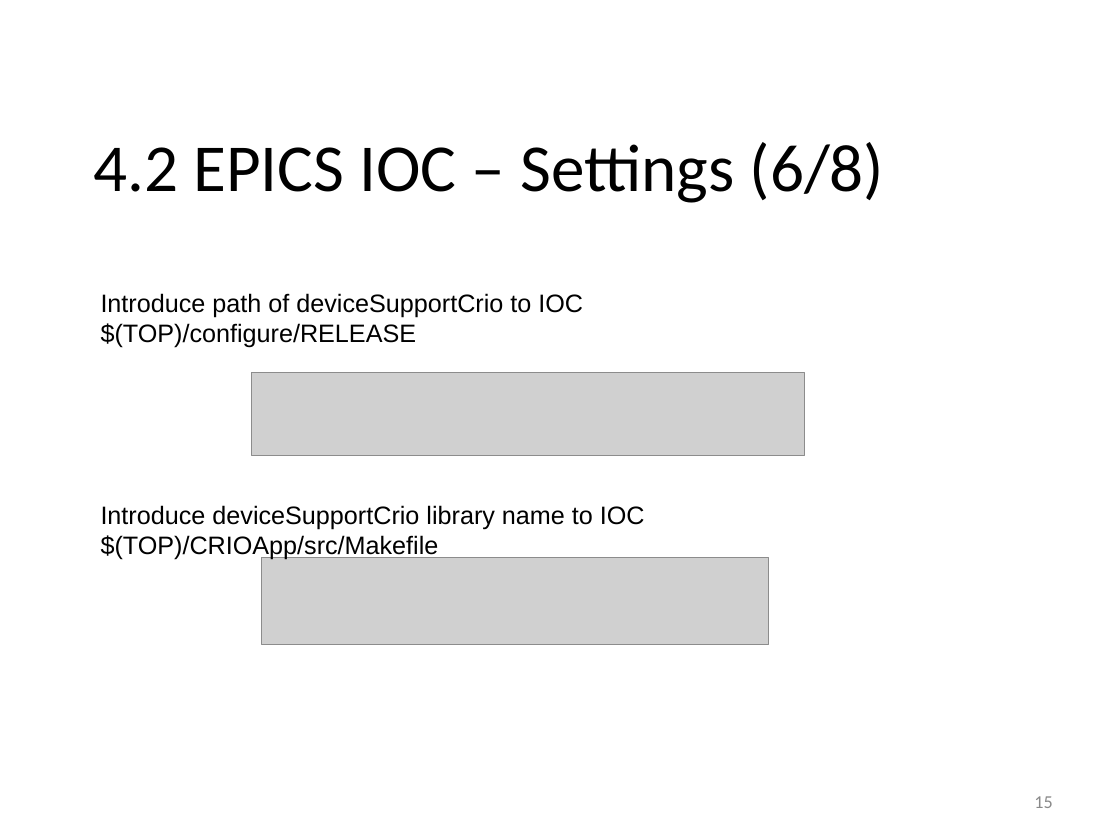
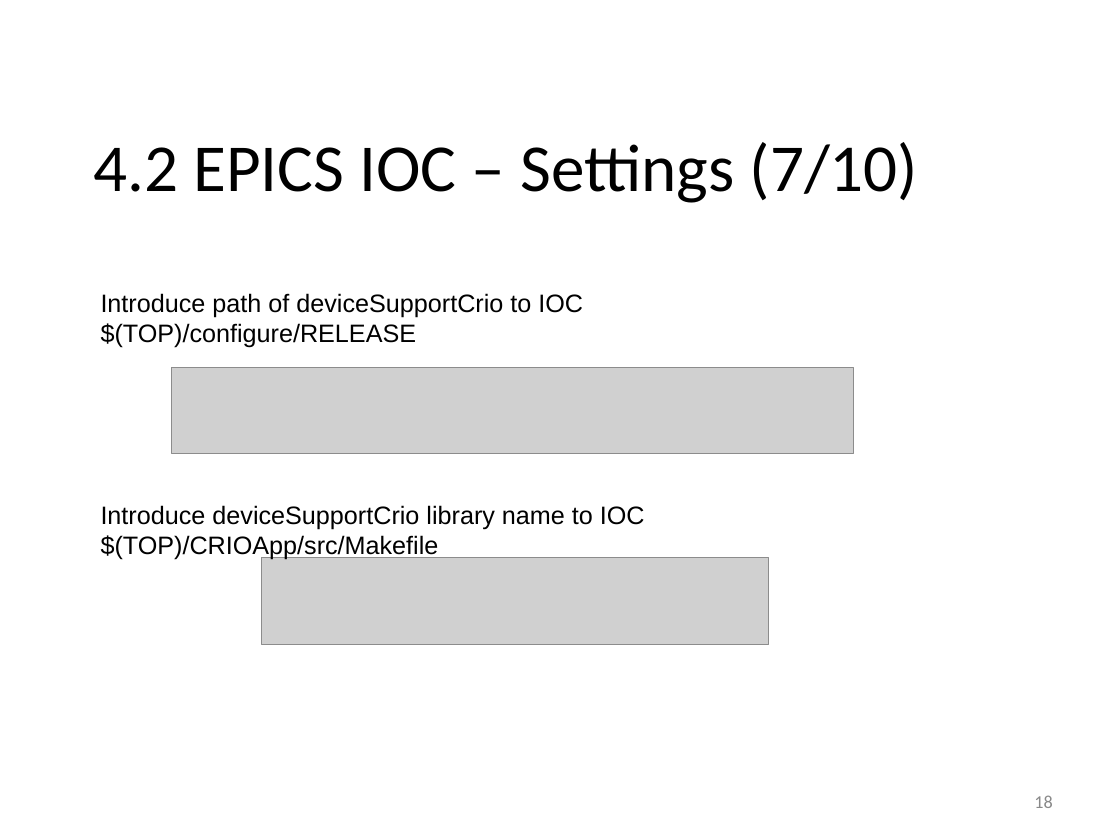
Before and after one commit to lnls-sol/project-nheengatu, a slide deck: slide 18 of docs/CRIO-EPICs-integration.odp (slide 15 before the commit). Drawn at 1120x840 pixels with LibreOffice and Linux fonts; fonts in the diff are those of the drawing; grey boxes stand for pictures; background and template pictures are left out. Boxes give left, top, right and bottom in pixels: in the first picture for what was removed or moved away, otherwise in the second. Text is boxed around its words. In the diff, an @@ line names an element or a change of style, - is before the commit and + after.

```diff
--- a/docs/CRIO-EPICs-integration.odp
+++ b/docs/CRIO-EPICs-integration.odp
@@ text at (93,142,919,203): text changed @@
-4.2 EPICS IOC – Settings (6/8)
+4.2 EPICS IOC – Settings (7/10)
@@ picture: place and size @@
-picture at (252,373,805,455)
+picture at (171,368,853,453)
@@ page number at (1034,795,1052,808): text changed @@
-15
+18
```
Also in this commit, not shown: 15 other slides changed, 8 slides added, 4 slides removed, 2 other files.
